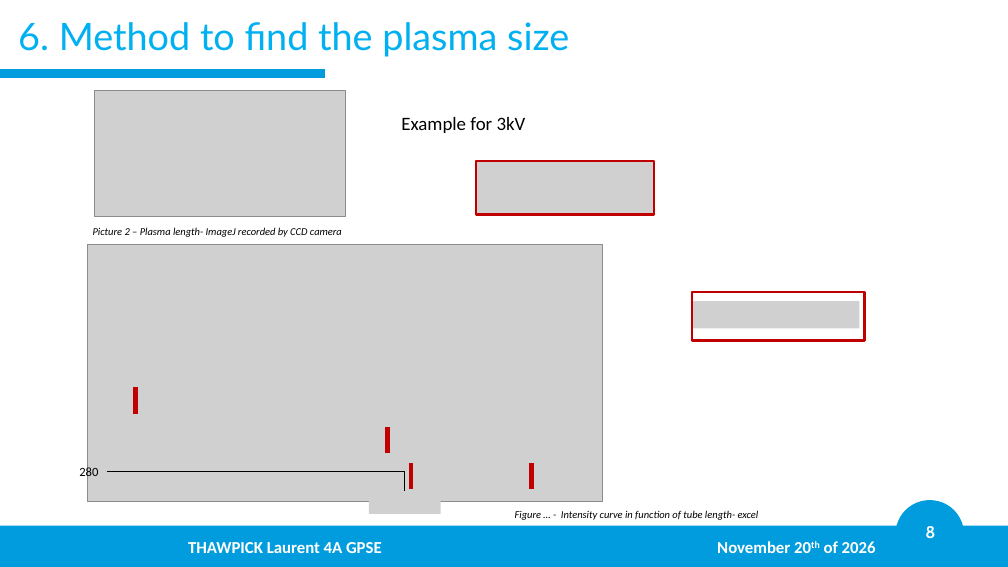
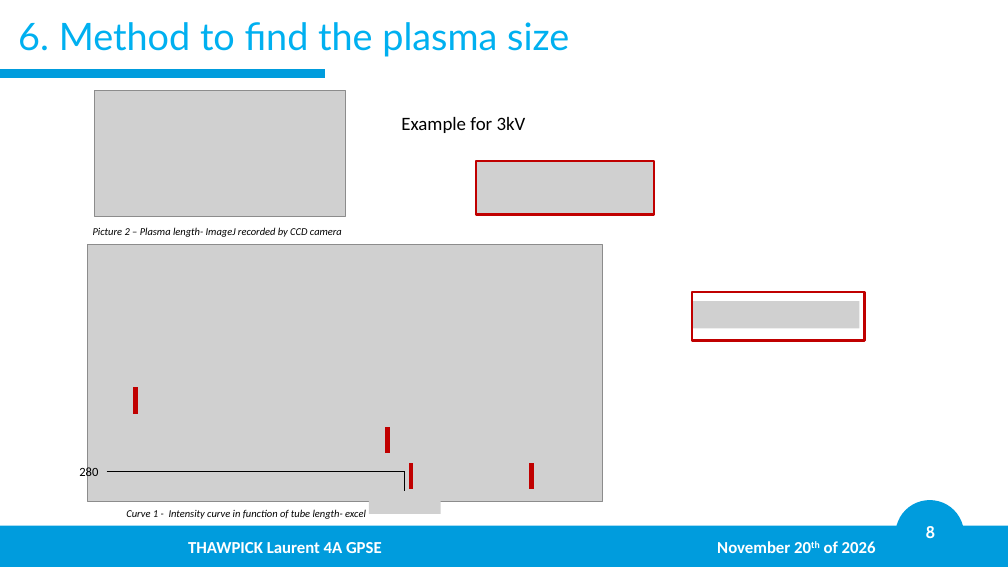
Before and after one commit to LaurentThaw/plasma-tubing, a slide deck: slide 8 of PDR for 20.11.26/PDR.pptx. Drawn at 1008x567 pixels with LibreOffice and Linux fonts; fonts in the diff are those of the drawing; grey boxes stand for pictures; background and template pictures are left out. Boxes give left, top, right and bottom in pixels: in the first picture for what was removed or moved away, otherwise in the second. Text is boxed around its words. In the diff, an @@ line names an element or a change of style, - is before the commit and + after.

```diff
--- a/PDR for 20.11.26/PDR.pptx
+++ b/PDR for 20.11.26/PDR.pptx
@@ text at box(126, 509, 366, 519): text changed @@
-Figure … - Intensity curve in function of tube length- excel
+Curve 1 - Intensity curve in function of tube length- excel
```
Also in this commit, not shown: 5 other slides changed, 17 other files.
